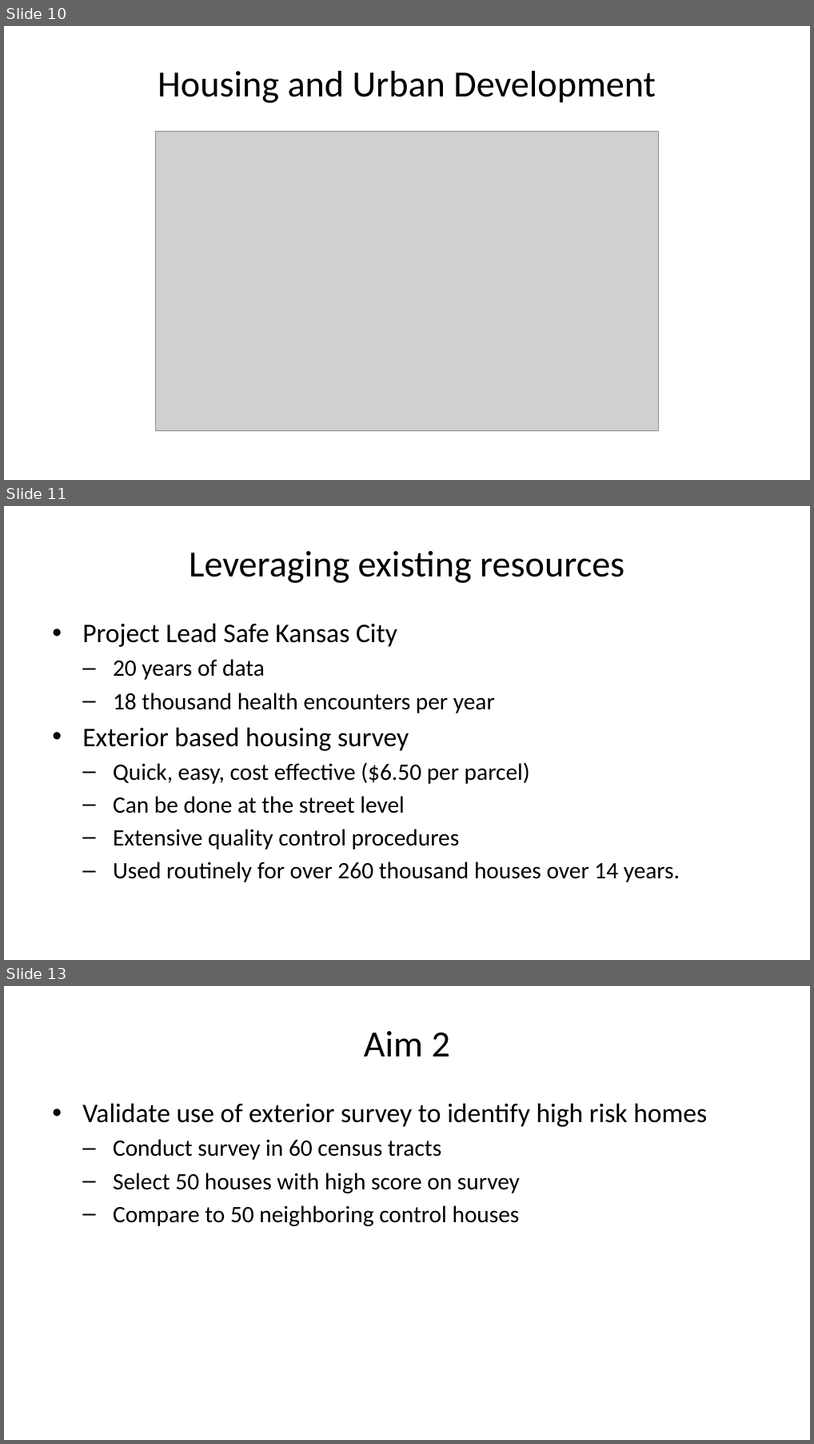
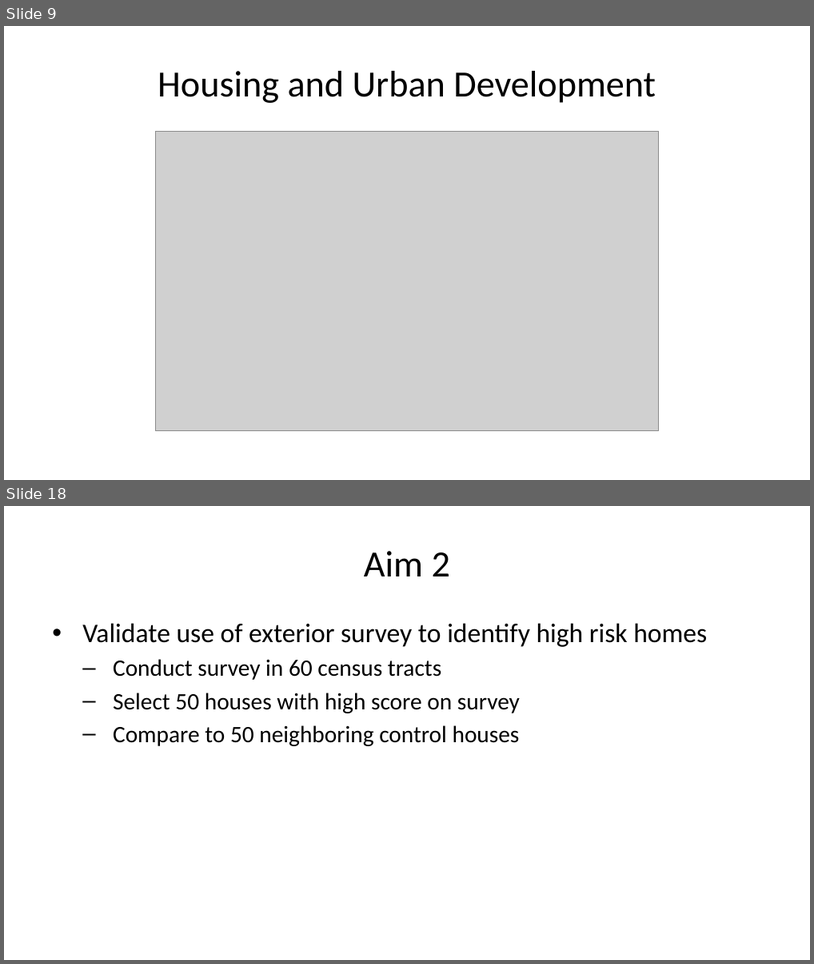
Before and after one commit to pmean/papers-and-presentations, a slide deck: kc-lead-impact/results/dbhi-presentation.pptx. Shown one above the other, each under a label of ours: slides 10, 11 and 13 before the commit, slides 9 and 18 after it; the slides between them are not shown. The pictures are 814x1444 and 814x964 pixels, drawn with LibreOffice and Linux fonts; fonts in the diff are those of the drawing; grey boxes stand for pictures. Boxes give left, top, right and bottom in pixels: in the first picture for what was removed or moved away, otherwise in the second. Text is boxed around its words. In the diff, an @@ line names an element or a change of style, - is before the commit and + after.

Commit message:
Simplified slide titles for dbhi-presentation.md

```diff
--- a/kc-lead-impact/results/dbhi-presentation.pptx
+++ b/kc-lead-impact/results/dbhi-presentation.pptx
@@ slide 11 removed at (4,506,810,960), background #FFFFFF @@
@@ title removed at (189,551,625,583) @@
-Leveraging existing resources
@@ text removed at (82,623,680,882) @@
-• Project Lead Safe Kansas City
-  – 20 years of data
-  – 18 thousand health encounters per year
-• Exterior based housing survey
-  – Quick, easy, cost effective ($6.50 per parcel)
-  – Can be done at the street level
-  – Extensive quality control procedures
-  – Used routinely for over 260 thousand houses over 14 years.
@@ what was slide 10 is now slide 9 @@
@@ what was slide 13 is now slide 18 @@
```
Also in this commit, not shown: 1 slide changed, 8 slides added, 2 other slides removed, 3 other files.
